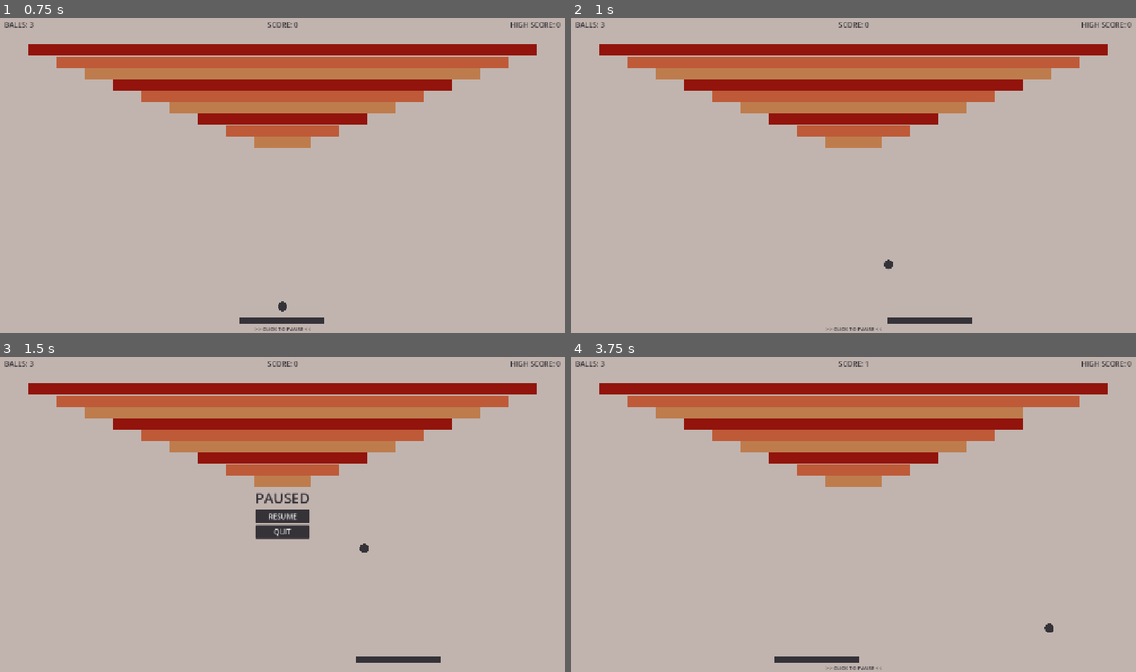
Above: before the commit, frames 1-4 (two rows, left to right).
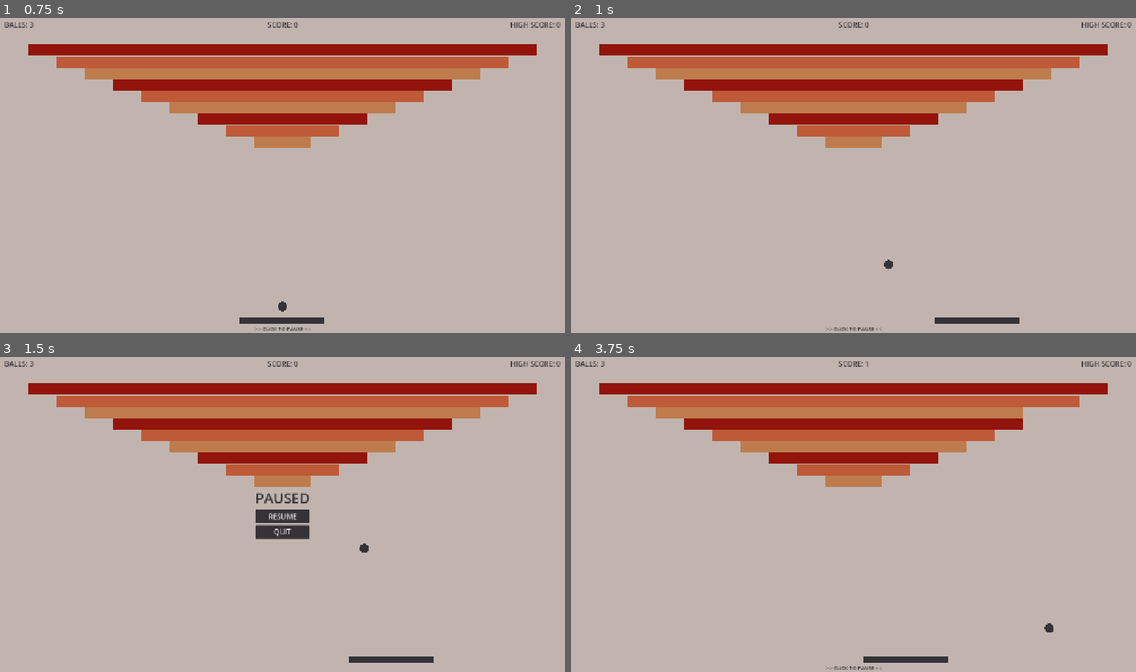
Above: after the commit, the same moments.

Repository: johnreybacal/the-20-games-challenge
Game: Godot game, scene res://02/breakout/scenes/game.tscn
The game is run twice, just before and just after one commit, with the same random seed, the same clock (stepped at 60 frames per second) and the same inputs. This scene is started directly instead of the project's main scene.
Inputs (mouse positions are in pixels of both pictures, inside the frame that each line leads up to):
- Up to frame 1 (0.75 s): tap Enter at 0.5 s; move the mouse to (406, 159) at 0.52 s; hold W (01_pong_p1_up) from 0.53 s (still down); tap Down (01_pong_p2_down) at 0.6 s
- Up to frame 2 (1 s): keep holding W (01_pong_p1_up); click (977, 159) at 0.77 s
- Up to frame 3 (1.5 s): click (406, 498) at 1.07 s; release W (01_pong_p1_up) at 1.25 s; click ">> CLICK TO PAUSE <<" at 1.25 s
- Up to frame 4 (3.75 s): click "RESUME" at 2 s; move the mouse to (740, 530) at 2.77 s; hold S (01_pong_p1_down) 2.78-3.53 s; tap Up (01_pong_p2_up) at 2.85 s; click (740, 530) at 3.02 s; click (740, 530) at 3.32 s; tap R (01_pong_reset) at 3.5 s; move the mouse to (910, 442) at 3.52 s; hold W (01_pong_p1_up) from 3.53 s (still down); tap Space (01_pong_space) at 3.6 s

Frame 1 is identical in both runs. In frame 2, 0.3% of the frame differs, in the area x 56-80%, y 95-98%; in frame 3, less than 0.1%; in frame 4, 0.6%, in the area x 36-67%, y 95-98%.

Commit message:
feat: 02 breakout > make paddle faster

Diff:
--- a/02/breakout/scenes/paddle.tscn
+++ b/02/breakout/scenes/paddle.tscn
@@ -17,6 +17,7 @@
 motion_mode = 1
 platform_on_leave = 2
 script = ExtResource("1_watsx")
+move_speed = 500
 
 [node name="CollisionShape2D" type="CollisionShape2D" parent="."]
 shape = SubResource("RectangleShape2D_tegc0")
--- a/02/breakout/scripts/paddle.gd
+++ b/02/breakout/scripts/paddle.gd
@@ -1,6 +1,6 @@
 extends CharacterBody2D
 
-@export var move_speed = 200
+@export var move_speed = 500
 
 var is_playing = false
 var initial_y = position.y
@@ -31,5 +31,5 @@
     # Return to initial y if pushed downwards
     if position.y != initial_y:
         var return_position = Vector2(position.x, initial_y)
-        velocity = position.direction_to(return_position) * move_speed * delta * 2
+        velocity = position.direction_to(return_position) * move_speed * delta
         move_and_slide()
